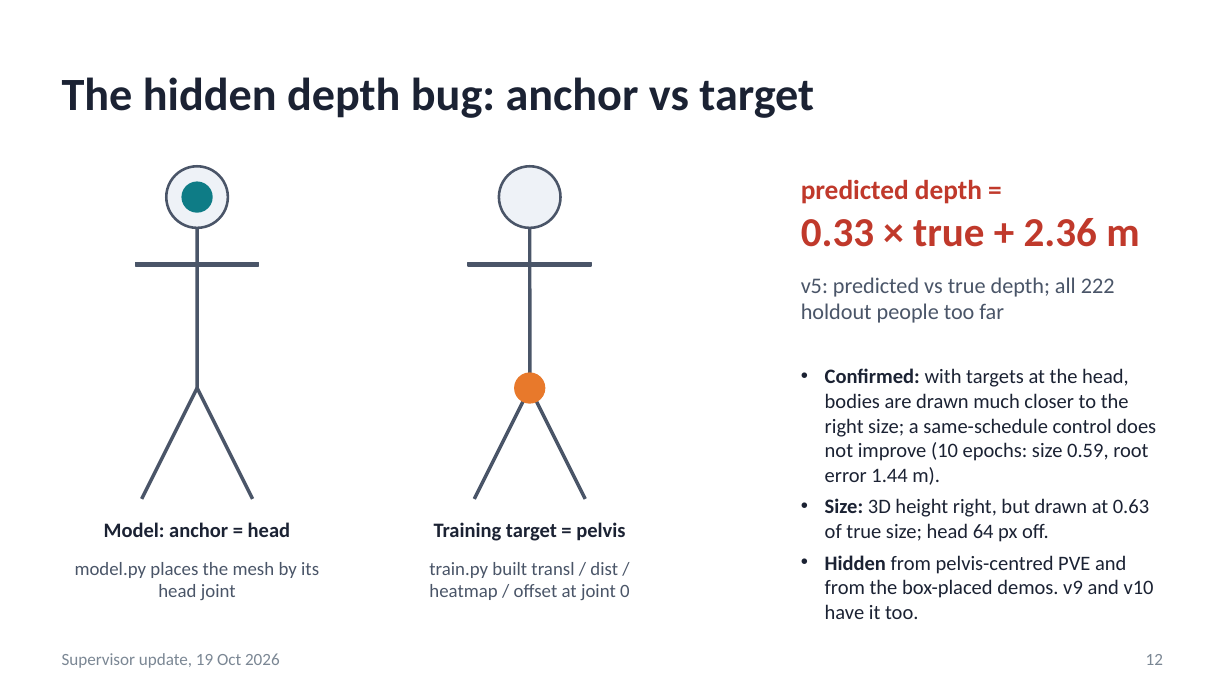
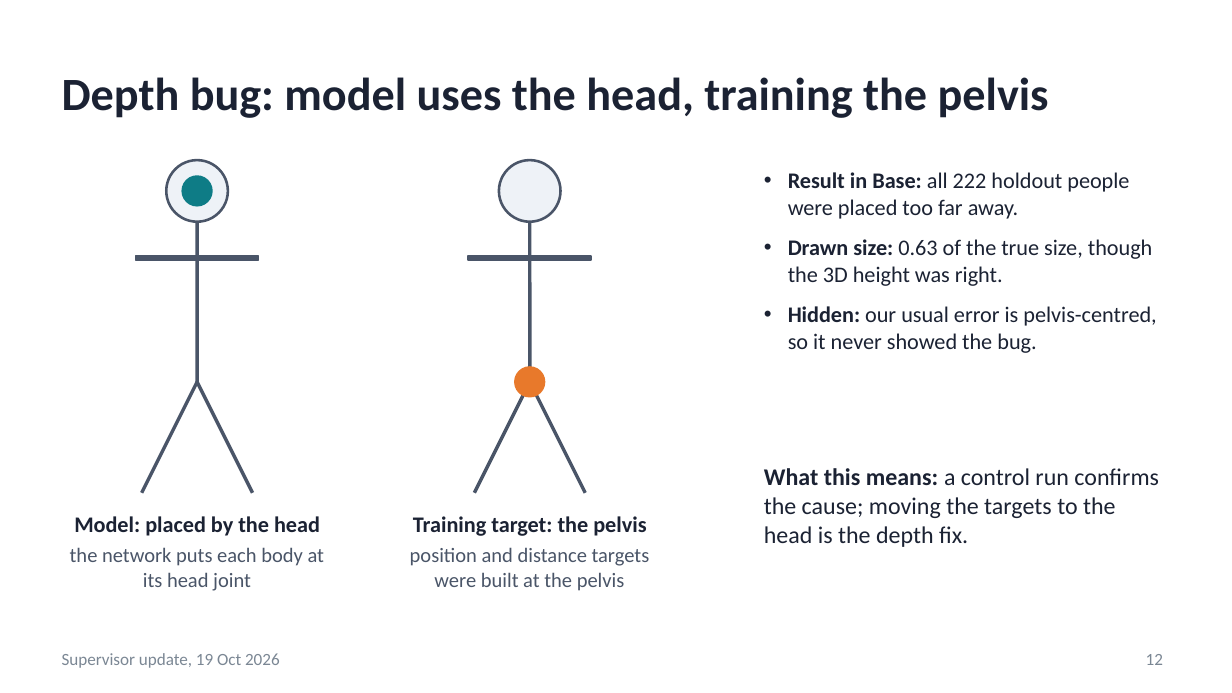
Before and after one commit to saadnajib/Multi-Person-Whole-Body-Human-Mesh-Recovery-in-a-Single-Shot-with-Annyone-dataset-and-3dpw-dataset, a slide deck: slide 12 of docs/supervisor_update_2026-10-19.pptx. Drawn at 1232x693 pixels with LibreOffice and Linux fonts; fonts in the diff are those of the drawing. Boxes give left, top, right and bottom in pixels: in the first picture for what was removed or moved away, otherwise in the second. Text is boxed around its words. In the diff, an @@ line names an element or a change of style, - is before the commit and + after.

```diff
--- a/docs/supervisor_update_2026-10-19.pptx
+++ b/docs/supervisor_update_2026-10-19.pptx
@@ title at bbox=[62, 77, 1049, 118]: text changed @@
-The hidden depth bug: anchor vs target
+Depth bug: model uses the head, training the pelvis
@@ text at bbox=[788, 172, 1156, 353]: text changed; size 16 to 13 pt; text colour #C0392B to #1B2233; bold off @@
-predicted depth =
-0.33 × true + 2.36 m
+• Result in Base: all 222 holdout people were placed too far away.
+• Drawn size: 0.63 of the true size, though the 3D height was right.
+• Hidden: our usual error is pelvis-centred, so it never showed the bug.
@@ text removed at bbox=[801, 277, 1115, 323] @@
-v5: predicted vs true depth; all 222 holdout people too far
@@ 6 lines, 4 ellipses, 2 rectangles: place and size @@
-6 lines, 4 ellipses, 2 rectangles at bbox=[136, 166, 591, 499]
+6 lines, 4 ellipses, 2 rectangles at bbox=[136, 160, 591, 493]
@@ text removed at bbox=[825, 368, 1156, 619] @@
-• Confirmed: with targets at the head, bodies are drawn much closer to the right size; a same-schedule control does not improve (10 epochs: size 0.59, root error 1.44 m).
-• Size: 3D height right, but drawn at 0.63 of true size; head 64 px off.
-• Hidden from pelvis-centred PVE and from the box-placed demos. v9 and v10 have it too.
@@ text added at bbox=[764, 468, 1159, 547], 14 pt, text #1B2233 @@
+What this means: a control run confirms the cause; moving the targets to the head is the depth fix.
@@ text at bbox=[74, 516, 320, 536]: text changed; size 12 to 13 pt @@
-Model: anchor = head
+Model: placed by the head
@@ text at bbox=[413, 516, 646, 536]: text changed; size 12 to 13 pt @@
-Training target = pelvis
+Training target: the pelvis
@@ text "the network puts each body ..." at bbox=[70, 547, 324, 591]: vertical alignment middle to top @@
@@ text at bbox=[70, 547, 324, 591]: text changed; size 11 to 12 pt @@
-model.py places the mesh by its head joint
+the network puts each body at its head joint
@@ text "position and distance targets were ..." at bbox=[410, 547, 650, 591]: vertical alignment middle to top @@
@@ text at bbox=[410, 547, 650, 591]: text changed; size 11 to 12 pt @@
-train.py built transl / dist / heatmap / offset at joint 0
+position and distance targets were built at the pelvis
```
Also in this commit, not shown: 28 other slides changed, 3 slides added, 3 slides removed, 4 other files.
